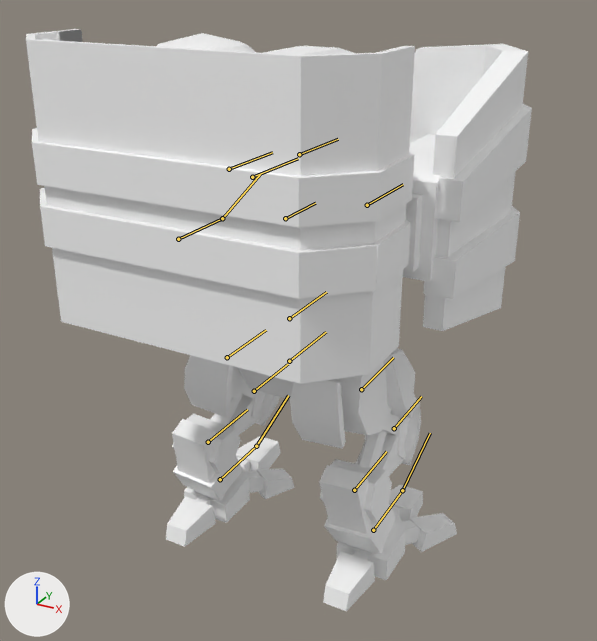
What one commit did to the Blender file Animation_sources/corpyro_anim_walk.blend.
Both versions are drawn from a 50 mm lens placed at (23.0, -41.6, 36.2), pointed at (0.4, -0.7, 15.7). Every picture has the same lights, and +X, +Y and +Z are marked at lower left. Both versions are drawn at frame 0 of the action 'ArmatureAction'; the numbers are the values there. The bones that bend it are drawn over the model as lines.

The first picture shows 'backpack', 'lfoot', 'lknee', 'lleg', 'lthigh', 'pelvis', 'rfoot', 'rknee', 'rleg', 'rthigh', 'ruparm'.
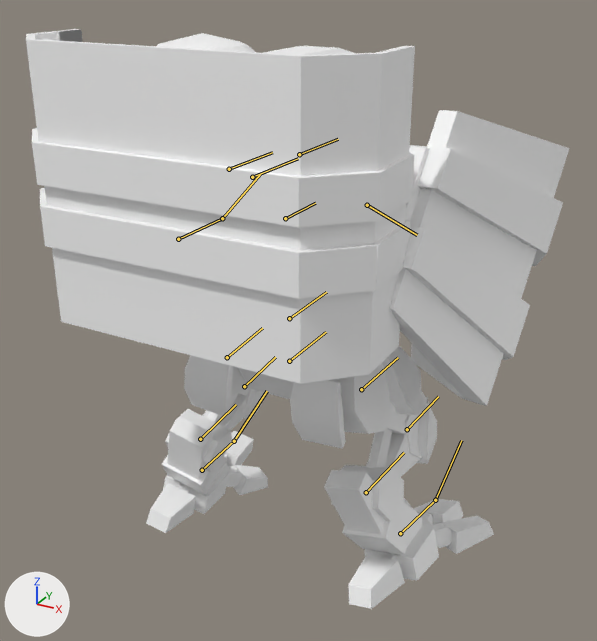
Commit message: anim sources

The edits, one by one:
Bone 'rfoot.R' (bone_rfoot_r) turns from (0, 0, 0) to (-6, -3, 1) degrees about its own x, y and z.
Bone 'lfoot.L' (bone_lfoot_l) turns from (0, 0, 0) to (-5, 1, 0) degrees about its own x, y and z.
Bone 'ruparm.R' (bone_ruparm_r) turns from (0, 0, 0) to (-31, 5, -19) degrees about its own x, y and z.
Bone 'iktarget.lfoot.L' (bone_iktarget_lfoot_l) moves from (0.0, 0.0, 0.0) to (-2.02, -0.06, -0.14).
Bone 'iktarget.rfoot.R' (bone_iktarget_rfoot_r) moves from (0.0, 0.0, 0.0) to (2.42, 0.02, 0.05).

Pixel boxes [x1, y1, x2, y2] of what changed, in the pictures (597 x 641 px):
'ruparm', posed
    before: [403, 44, 532, 331]
    after: [390, 110, 569, 406]
'rfoot', posed (9% wider, 13% shorter)
    before: [323, 485, 457, 611]
    after: [348, 499, 494, 609]
'lfoot', posed (8% shorter)
    before: [166, 436, 295, 547]
    after: [146, 431, 268, 533]
'rleg', posed (29% wider)
    before: [319, 459, 395, 554]
    after: [324, 465, 422, 555]
'rthigh', posed (10% wider)
    before: [326, 348, 419, 435]
    after: [326, 346, 428, 434]
'lleg', posed
    before: [172, 414, 242, 501]
    after: [162, 409, 232, 495]
'rknee', posed
    before: [355, 400, 421, 476]
    after: [366, 397, 437, 477]
'lknee', posed
    before: [210, 390, 280, 435]
    after: [202, 388, 267, 430]
'lthigh', posed
    before: [231, 366, 255, 399]
    after: [231, 366, 249, 397]
bone 'rfoot.R', root to tip
    before: (373, 530) to (402, 490)
    after: (400, 533) to (435, 500)
bone 'lfoot.L', root to tip
    before: (220, 479) to (256, 446)
    after: (202, 470) to (234, 441)
bone 'ruparm.R', root to tip
    before: (367, 205) to (403, 184)
    after: (367, 205) to (417, 235)
bone 'iktarget.lfoot.L', root to tip
    before: (256, 446) to (288, 395)
    after: (234, 441) to (267, 391)
bone 'iktarget.rfoot.R', root to tip
    before: (402, 490) to (430, 433)
    after: (435, 500) to (461, 440)
